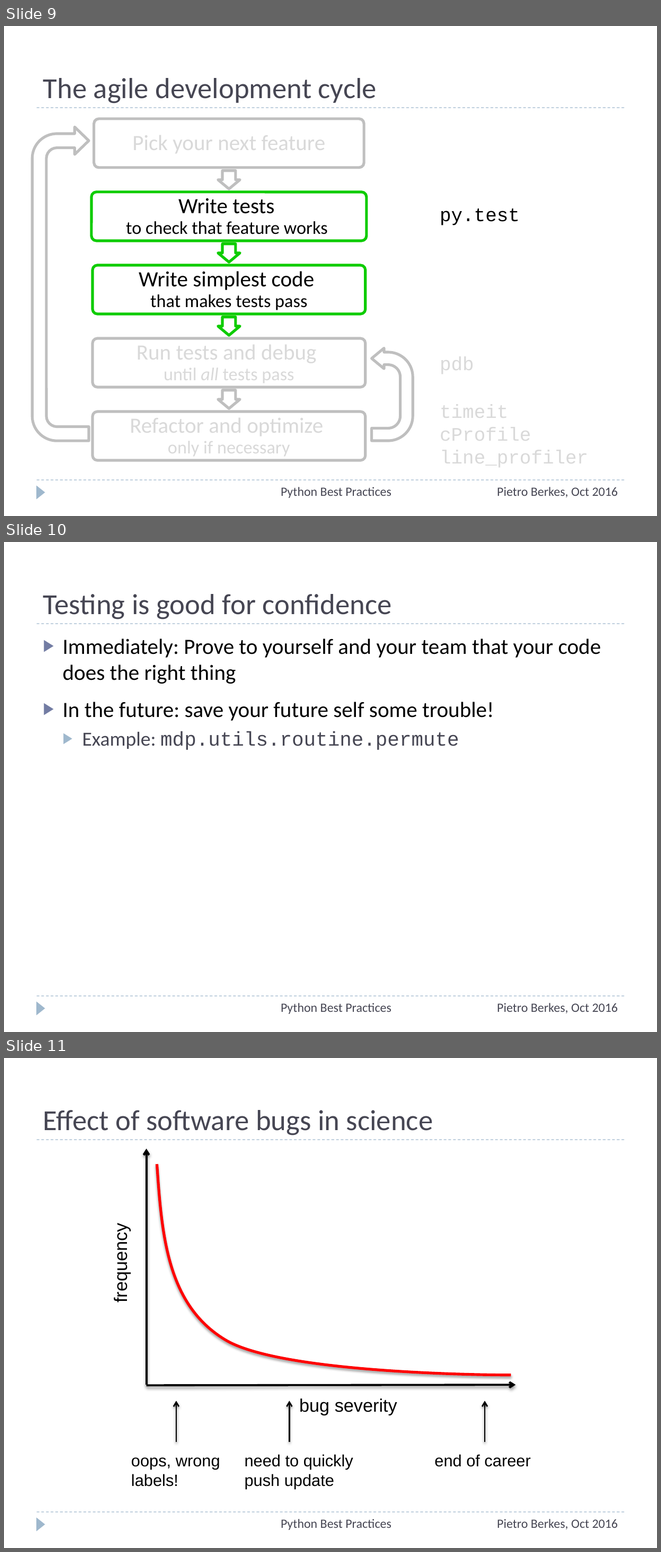
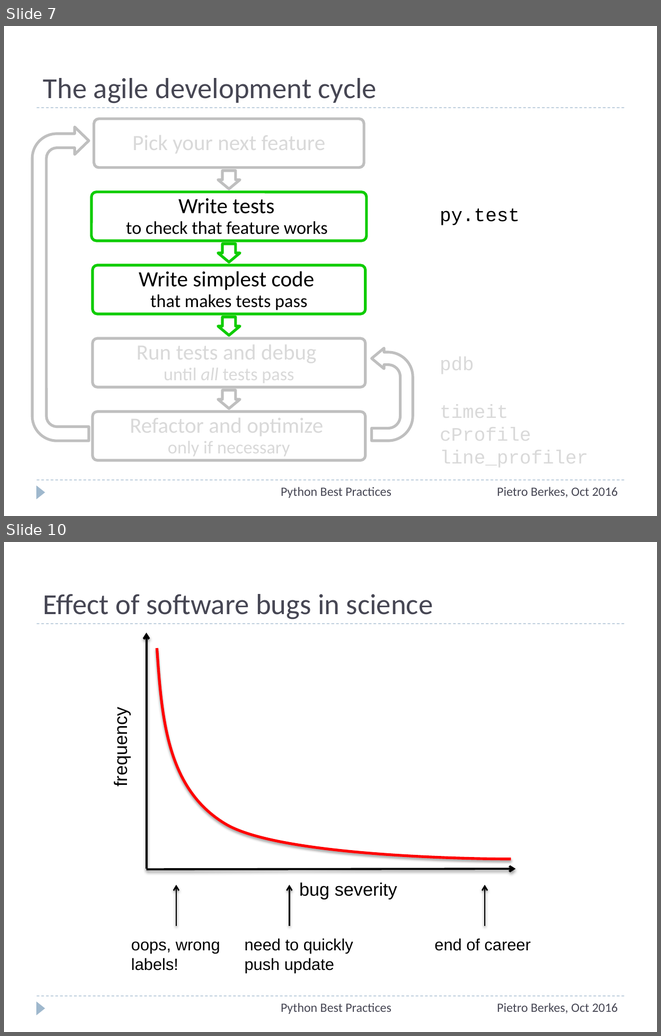
Before and after one commit to ASPP/testing_debugging_profiling, a slide deck: testing-debugging-profiling.pptx. Shown one above the other, each under a label of ours: slides 9, 10 and 11 before the commit, slides 7 and 10 after it; the slides between them are not shown. The pictures are 661x1552 and 661x1036 pixels, drawn with LibreOffice and Linux fonts; fonts in the diff are those of the drawing. Boxes give left, top, right and bottom in pixels: in the first picture for what was removed or moved away, otherwise in the second. Text is boxed around its words. In the diff, an @@ line names an element or a change of style, - is before the commit and + after.

```diff
--- a/testing-debugging-profiling.pptx
+++ b/testing-debugging-profiling.pptx
@@ slide 10 removed at [4,542,657,1032], background #FFFFFF; not listed: 3 template elements that a slide beside it also shows @@
@@ title removed at [43,594,391,619] @@
-Testing is good for confidence
@@ text removed at [63,638,601,750] @@
-▶ Immediately: Prove to yourself and your team that your code does the right thing
-▶ In the future: save your future self some trouble!
-  ▶ Example: mdp.utils.routine.permute
@@ text removed at [281,1003,391,1014] @@
-Python Best Practices
@@ text removed at [497,1003,618,1013] @@
-Pietro Berkes, Oct 2016
@@ what was slide 9 is now slide 7 @@
@@ what was slide 11 is now slide 10 @@
```
Also in this commit, not shown: 6 slides changed.
